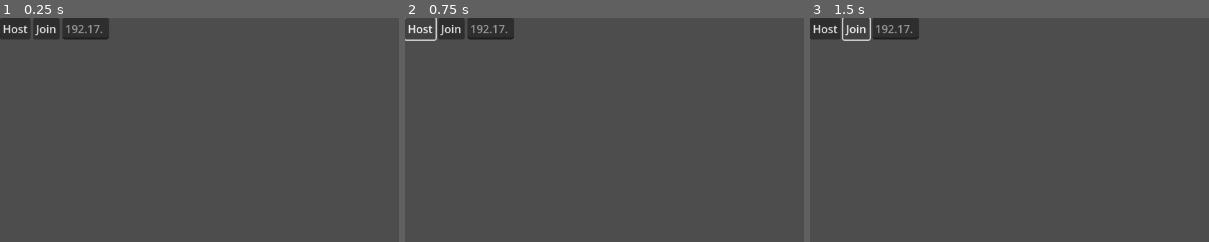
Above: before the commit, frames 1-3 (left to right).
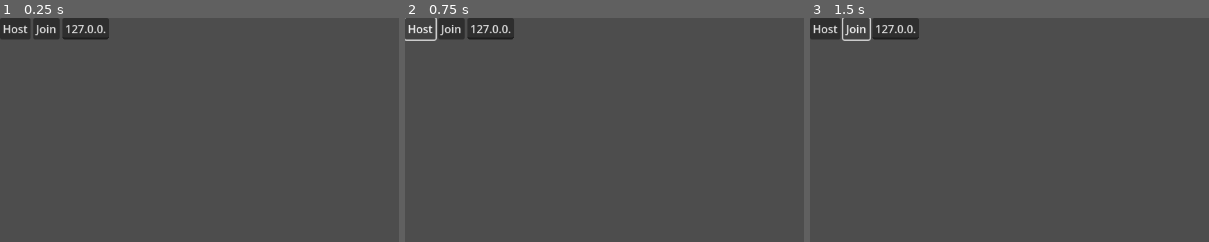
Above: after the commit, the same moments.

Repository: August099/juegoMulti
Game: Godot game, scene res://Multijugador/Escena_Multijugador.tscn
Two runs of this game, one before a commit and one after it. Both use one fixed random seed, a clock stepped at 60 frames per second and the inputs below.
Inputs:
- Up to frame 1 (0.25 s): no input
- Up to frame 2 (0.75 s): click "Host" at 0.5 s
- Up to frame 3 (1.5 s): click "Join" at 1.25 s
The pictures show only the part of the screen within x 0-50%, y 0-50%; the shares and areas given below are measured in that part.

The runs differ from the first frame. In frame 1, 0.2% of the frame differs, in the area x 16-27%, y 3-7%; in frame 2, 0.2%; in frame 3, 0.2%.
Error before the commit: Invalid access to property or key 'text' on a base object of type 'null instance'. (res://Multijugador/Multiplayer.gd:35)

Commit message:
mp solucionado de forma basica

Diff:
--- a/Escenario/NivelPrueba.gd
+++ b/Escenario/NivelPrueba.gd
@@ -1,7 +1,5 @@
 extends Node2D
 
-
-const SPAWN_RANDOM := 5.0
 
 func _ready():
 	# We only need to spawn players on the server.
--- a/Escenario/NivelPrueba.tscn
+++ b/Escenario/NivelPrueba.tscn
@@ -13,14 +13,14 @@
 script = ExtResource("1_vugom")
 
 [node name="Sprite2D" type="Sprite2D" parent="."]
-position = Vector2(328, 237)
-scale = Vector2(2.56189, -459.114)
+position = Vector2(597, 320)
+scale = Vector2(4.63534, -623.711)
 texture = SubResource("GradientTexture1D_fafl1")
 
-[node name="Node2D" type="Node2D" parent="."]
-position = Vector2(212, 178)
+[node name="Players" type="Node2D" parent="."]
+position = Vector2(298, 216)
 
 [node name="MultiplayerSpawner" type="MultiplayerSpawner" parent="."]
 _spawnable_scenes = PackedStringArray("res://Escenario/player.tscn")
-spawn_path = NodePath("../Node2D")
+spawn_path = NodePath("../Players")
 spawn_limit = 4
--- a/Escenario/player.tscn
+++ b/Escenario/player.tscn
@@ -1,13 +1,24 @@
-[gd_scene load_steps=5 format=3 uid="uid://o4svm0t826cc"]
+[gd_scene load_steps=7 format=3 uid="uid://o4svm0t826cc"]
 
 [ext_resource type="Texture2D" uid="uid://c0dshid8bvmgb" path="res://icon.svg" id="1_kui6b"]
 [ext_resource type="Script" path="res://Scripts/player.gd" id="2_the84"]
+[ext_resource type="Script" path="res://Multijugador/PlayerInput.gd" id="3_xi4e7"]
 
 [sub_resource type="RectangleShape2D" id="RectangleShape2D_cn6yd"]
 size = Vector2(124, 122)
 
 [sub_resource type="SceneReplicationConfig" id="SceneReplicationConfig_f60nh"]
-properties/0/path = NodePath("CharacterBody2D:position")
+properties/0/path = NodePath(".:player")
+properties/0/spawn = true
+properties/0/sync = true
+properties/0/watch = false
+properties/1/path = NodePath(".:position")
+properties/1/spawn = true
+properties/1/sync = true
+properties/1/watch = false
+
+[sub_resource type="SceneReplicationConfig" id="SceneReplicationConfig_5twf3"]
+properties/0/path = NodePath("PlayerInput:move_direction")
 properties/0/spawn = true
 properties/0/sync = true
 properties/0/watch = false
@@ -25,3 +36,7 @@
 
 [node name="MultiplayerSynchronizer" type="MultiplayerSynchronizer" parent="."]
 replication_config = SubResource("SceneReplicationConfig_f60nh")
+
+[node name="PlayerInput" type="MultiplayerSynchronizer" parent="."]
+replication_config = SubResource("SceneReplicationConfig_5twf3")
+script = ExtResource("3_xi4e7")
--- a/Multijugador/Escena_Multijugador.tscn
+++ b/Multijugador/Escena_Multijugador.tscn
@@ -21,29 +21,30 @@
 grow_horizontal = 2
 grow_vertical = 2
 
-[node name="VBoxContainer" type="VBoxContainer" parent="UI"]
+[node name="Net" type="VBoxContainer" parent="UI"]
 layout_mode = 1
 anchors_preset = 10
 anchor_right = 1.0
 offset_bottom = 31.0
 grow_horizontal = 2
 
-[node name="HBoxContainer" type="HBoxContainer" parent="UI/VBoxContainer"]
+[node name="Options" type="HBoxContainer" parent="UI/Net"]
 layout_mode = 2
 
-[node name="Host" type="Button" parent="UI/VBoxContainer/HBoxContainer"]
+[node name="Host" type="Button" parent="UI/Net/Options"]
 layout_mode = 2
 text = "Host
 "
 
-[node name="Join" type="Button" parent="UI/VBoxContainer/HBoxContainer"]
+[node name="Join" type="Button" parent="UI/Net/Options"]
 layout_mode = 2
 text = "Join
 "
 
-[node name="LineEdit" type="LineEdit" parent="UI/VBoxContainer/HBoxContainer"]
+[node name="IP" type="LineEdit" parent="UI/Net/Options"]
 layout_mode = 2
-placeholder_text = "192.17.234"
+text = "127.0.0.1"
+placeholder_text = "Host IP"
 
-[connection signal="pressed" from="UI/VBoxContainer/HBoxContainer/Host" to="." method="_on_host_pressed"]
-[connection signal="pressed" from="UI/VBoxContainer/HBoxContainer/Join" to="." method="_on_join_pressed"]
+[connection signal="pressed" from="UI/Net/Options/Host" to="." method="_on_host_pressed"]
+[connection signal="pressed" from="UI/Net/Options/Join" to="." method="_on_join_pressed"]
--- a/Multijugador/Multiplayer.gd
+++ b/Multijugador/Multiplayer.gd
@@ -19,8 +19,6 @@
 
 
 func _on_host_pressed():
-	print('a')
-
 	# Start as server
 	var peer = ENetMultiplayerPeer.new()
 	peer.create_server(PORT)
@@ -32,7 +30,7 @@
 
 func _on_join_pressed():
 	# Start as client
-	var txt : String = $UI/Net/Options/Remote.text
+	var txt : String = $UI/Net/Options/IP.text
 	if txt == "":
 		OS.alert("Need a remote to connect to.")
 		return
--- a/Multijugador/MultiplayerSpawner.gd
+++ /dev/null
@@ -1,14 +0,0 @@
-extends MultiplayerSpawner
-
-@export var network_player: PackedScene
-
-func _ready() -> void:
-	multiplayer.peer_connected.connect(spawn_player)
-
-func spawn_player(id: int) -> void:
-	if !multiplayer.is_server(): return
-
-	var player: Node = network_player.instantiate()
-	player.name = str(id)
-
-	get_node(spawn_path).call_deferred("add_child", player)
--- /dev/null
+++ b/Multijugador/PlayerInput.gd
@@ -0,0 +1,16 @@
+extends MultiplayerSynchronizer
+
+# Continuous input (synced every tick)
+@export var move_direction: Vector2 = Vector2.ZERO
+
+func _ready():
+	# Only collect input for the local player
+	set_process(get_multiplayer_authority() == multiplayer.get_unique_id())
+
+func _process(_delta):
+	move_direction = Input.get_vector(
+		"MoveLeft",
+		"MoveRight",
+		"MoveUp",
+		"MoveDown"
+	)
--- a/Scripts/player.gd
+++ b/Scripts/player.gd
@@ -6,37 +6,47 @@
 var friction = 0.2
 
 func _ready():
-	pass
+	# Set the camera as current if we are this player.
+	if player == multiplayer.get_unique_id():
+		$Camera2D.make_current()
 
-# Set by the authority, synchronized on spawn.
-@export var player := 1 :
+
+# Set by the authority, synchronized on spawn
+@export var player := 1:
 	set(id):
 		player = id
-		# Give authority over the player input to the appropriate peer.
+		# Give authority over input to the owning peer
 		$PlayerInput.set_multiplayer_authority(id)
 
-func _process(delta):
-	if !is_multiplayer_authority(): return
+@onready var input := $PlayerInput
 
-	var frictionX = true
-	var frictionY = true
+func _physics_process(delta):
+	if !is_multiplayer_authority():
+		return
 
-	if Input.is_action_pressed("MoveRight"):
-		velocity.x = min(velocity.x + speed * delta, maxSpeed * delta)
-		frictionX = false
-	if Input.is_action_pressed("MoveUp"):
-		velocity.y = max(velocity.y - speed * delta, -maxSpeed * delta)
-		frictionY = false
-	if Input.is_action_pressed("MoveLeft"):
-		velocity.x = max(velocity.x - speed * delta, -maxSpeed * delta)
-		frictionX = false
-	if Input.is_action_pressed("MoveDown"):
-		velocity.y = min(velocity.y + speed * delta, maxSpeed * delta)
-		frictionY = false
+	var dir : Vector2 = input.move_direction
+	var friction_x := true
+	var friction_y := true
 
-	if frictionX:
+	if dir.x != 0:
+		velocity.x = clamp(
+			velocity.x + dir.x * speed * delta,
+			-maxSpeed * delta,
+			maxSpeed * delta
+		)
+		friction_x = false
+
+	if dir.y != 0:
+		velocity.y = clamp(
+			velocity.y + dir.y * speed * delta,
+			-maxSpeed * delta,
+			maxSpeed * delta
+		)
+		friction_y = false
+
+	if friction_x:
 		velocity.x = lerp(velocity.x, 0.0, friction)
-	if frictionY:
+	if friction_y:
 		velocity.y = lerp(velocity.y, 0.0, friction)
 
 	move_and_slide()
